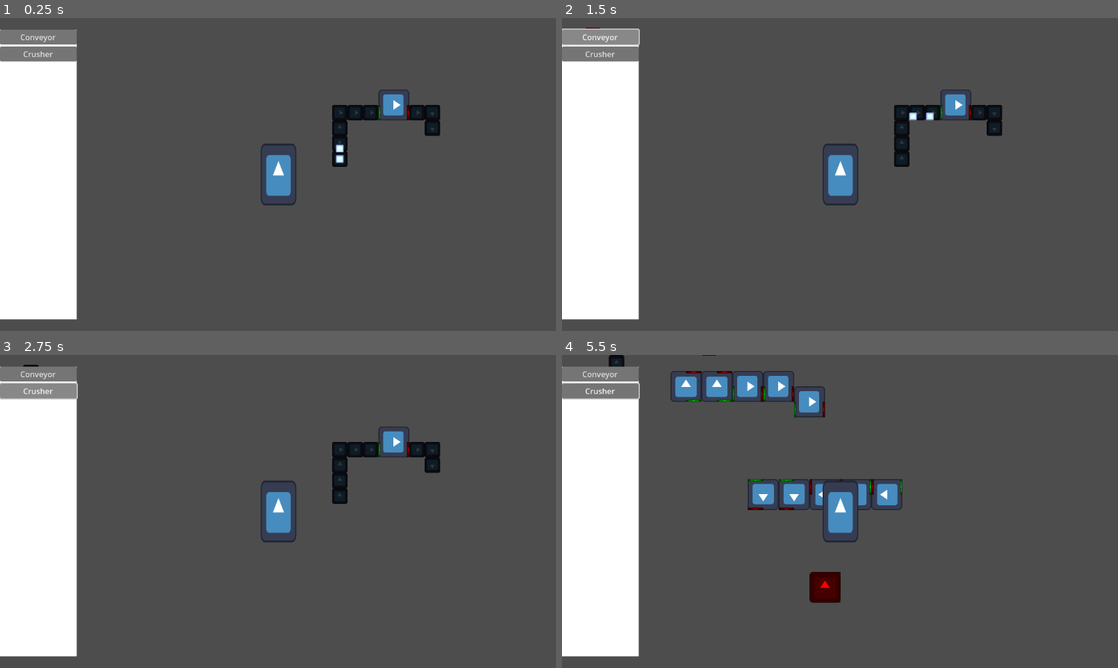
Above: before the commit, frames 1-4 (two rows, left to right).
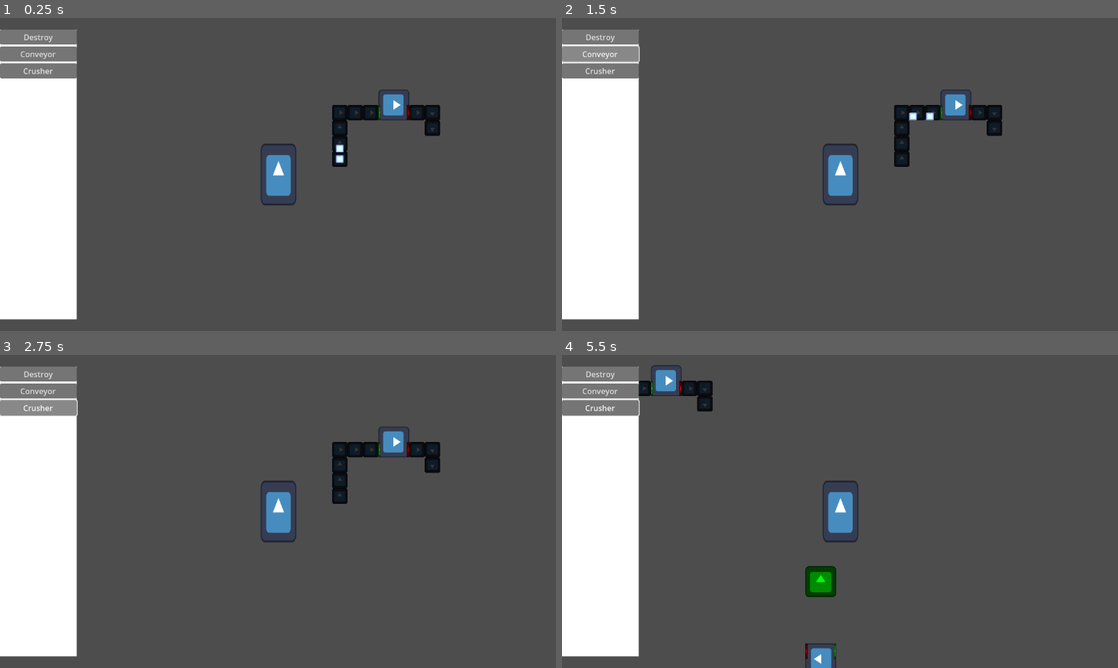
Above: after the commit, the same moments.

Repository: BenjaminWootten/UD-GDDC-space-exploration-jam
Game: Godot game, scene res://world.tscn
Same seed, same stepped clock (60 frames per second), same inputs: the game is played once before the commit and once after it. The engine's default icon, where the game draws it, is replaced by a stand-in: a white triangle on a blue panel in a dark square.
Inputs (mouse positions are in pixels of both pictures, inside the frame that each line leads up to):
- Up to frame 1 (0.25 s): no input
- Up to frame 2 (1.5 s): click (600, 36) at 0.5 s, where only the run after the commit has a clickable "Destroy"; click "Conveyor" at 1.25 s
- Up to frame 3 (2.75 s): click "Crusher" at 2 s
- Up to frame 4 (5.5 s): tap Enter at 2.75 s; move the mouse to (962, 495) at 2.77 s; press the mouse at (962, 495) at 2.78 s; hold D (right) 2.78-3.53 s; tap R (rotate) at 3.05, 3.6, 4.55, 5.1 s; move the mouse to (728, 527) at 3.52 s; release the mouse at (728, 527) at 3.53 s; hold S (down) 3.53-4.28 s; click (728, 527) at 3.8 s; move the mouse to (895, 442) at 4.27 s; press the mouse at (895, 442) at 4.28 s; hold D (right) 4.28-5.03 s; move the mouse to (812, 574) at 5.02 s; release the mouse at (812, 574) at 5.03 s; hold W (up) from 5.03 s (still down); click (812, 574) at 5.3 s

The runs differ from the first frame. In frame 1, 0.8% of the frame differs, in the area x 0-14%, y 5-20%; in frame 2, 1.0%; in frame 3, 1.0%; in frame 4, 5.8%, in the area x 0-62%, y 0-100%.

Commit message:
destroy building feature started

Diff:
--- a/UI/build_menu.tscn
+++ b/UI/build_menu.tscn
@@ -17,6 +17,7 @@
 collision_layer = 8
 collision_mask = 9
 script = ExtResource("1_gkbb0")
+destroy_texture = ExtResource("2_3mu45")
 crusher_texture = ExtResource("2_3mu45")
 conveyor_texture = ExtResource("2_3mu45")
 hitbox_2x2 = ExtResource("3_8c454")
@@ -44,6 +45,10 @@
 grow_horizontal = 2
 grow_vertical = 2
 
+[node name="Destroy" type="Button" parent="CanvasLayer/ColorRect/VBoxContainer"]
+layout_mode = 2
+text = "Destroy"
+
 [node name="conveyor" type="Button" parent="CanvasLayer/ColorRect/VBoxContainer"]
 layout_mode = 2
 text = "Conveyor"
@@ -56,5 +61,6 @@
 [connection signal="area_exited" from="placement_preview" to="placement_preview" method="_on_body_exited"]
 [connection signal="body_entered" from="placement_preview" to="placement_preview" method="_on_body_entered"]
 [connection signal="body_exited" from="placement_preview" to="placement_preview" method="_on_body_exited"]
+[connection signal="pressed" from="CanvasLayer/ColorRect/VBoxContainer/Destroy" to="placement_preview" method="_on_destroy_pressed"]
 [connection signal="pressed" from="CanvasLayer/ColorRect/VBoxContainer/conveyor" to="placement_preview" method="_on_conveyor_pressed"]
 [connection signal="pressed" from="CanvasLayer/ColorRect/VBoxContainer/crusher" to="placement_preview" method="_on_crusher_pressed"]
--- a/UI/placement_preview.gd
+++ b/UI/placement_preview.gd
@@ -4,6 +4,8 @@
 @onready var collisionShape = $CollisionShape2D
 
 var placing: bool
+var destroying: bool
+var last_collider: Node2D
 var building_to_place
 var colliding = false
 var offset = 0
@@ -13,6 +15,7 @@
 @onready var conveyor_container = get_node("/root/World/conveyors")
 @onready var building_container = get_node("/root/World/machines")
 
+@export var destroy_texture: CompressedTexture2D
 @export var crusher_texture: CompressedTexture2D
 var crusher_path = preload("res://buildings/crafters/crusher.tscn")
 @export var conveyor_texture: CompressedTexture2D
@@ -22,18 +25,23 @@
 @export var hitbox_1x1: RectangleShape2D
 
 func _process(delta):
-	if placing:
+	if placing or destroying:
 		self.global_position = snapped(get_global_mouse_position(), Vector2(SNAP, SNAP))
 		position += Vector2(offset, offset)
 
-		if Input.is_action_pressed("left_click") and not colliding:
-			var placement = building_to_place.instantiate()
-			if building_to_place == conveyor_path:
-				conveyor_container.add_child(placement)
-			else:
-				building_container.add_child(placement)
-			placement.position = global_position
-			placement.rotation = global_rotation
+		if placing:
+			if Input.is_action_pressed("left_click") and not colliding:
+				var placement = building_to_place.instantiate()
+				if building_to_place == conveyor_path:
+					conveyor_container.add_child(placement)
+				else:
+					building_container.add_child(placement)
+				placement.position = global_position
+				placement.rotation = global_rotation
+
+		if destroying:
+			if Input.is_action_pressed("left_click") and colliding:
+				last_collider.queue_free()
 
 func placement_start(texture: CompressedTexture2D, hitbox: RectangleShape2D, newOffset: int, building: PackedScene):
 	placing = true
@@ -44,26 +52,35 @@
 
 func placement_end():
 	placing = false
+	destroying = false
 	sprite.texture = null
 	collisionShape.shape = null
 
 func _input(event):
-	if placing:
+	if placing or destroying:
 		if event.is_action_pressed("quit_build"):
 			placement_end()
-		if event.is_action_pressed("rotate"):
+		if event.is_action_pressed("rotate") and placing:
 			rotation_degrees += 90
 
-func _on_body_entered(_body):
+func _on_body_entered(body):
 	entered_bodies += 1
 	colliding = true
 	sprite.modulate = Color(1,0,0)
+	last_collider = body
 
 func _on_body_exited(_body):
 	entered_bodies -= 1
 	if entered_bodies == 0:
 		colliding = false
 		sprite.modulate = Color(0,1,0)
+
+func _on_destroy_pressed():
+	destroying = true
+	sprite.texture = destroy_texture
+	collisionShape.shape = hitbox_1x1
+	offset = 0
+	sprite.scale = Vector2(0.25,0.25)
 
 func _on_conveyor_pressed():
 	placement_start(conveyor_texture, hitbox_1x1, 0, conveyor_path)
